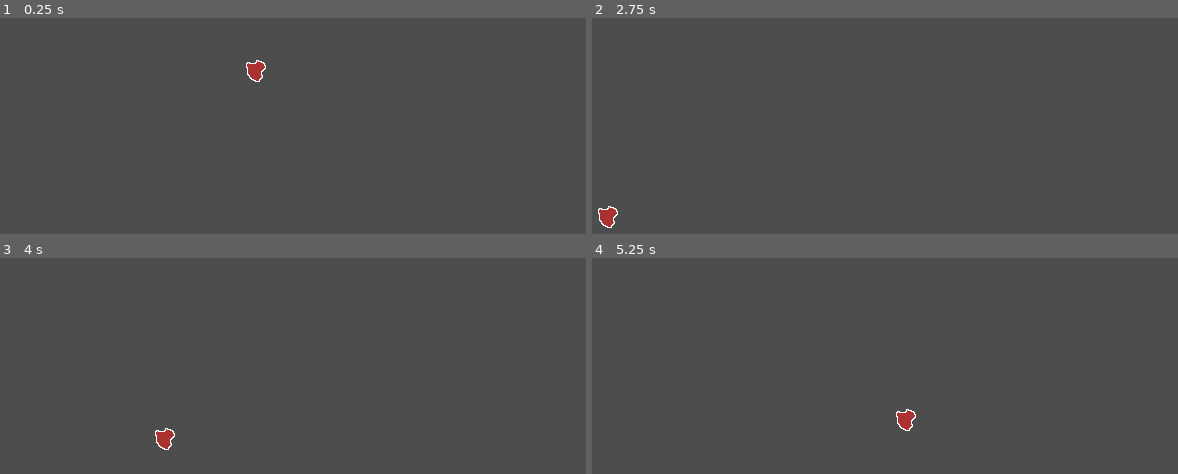
Above: before the commit, frames 1-4 (two rows, left to right).
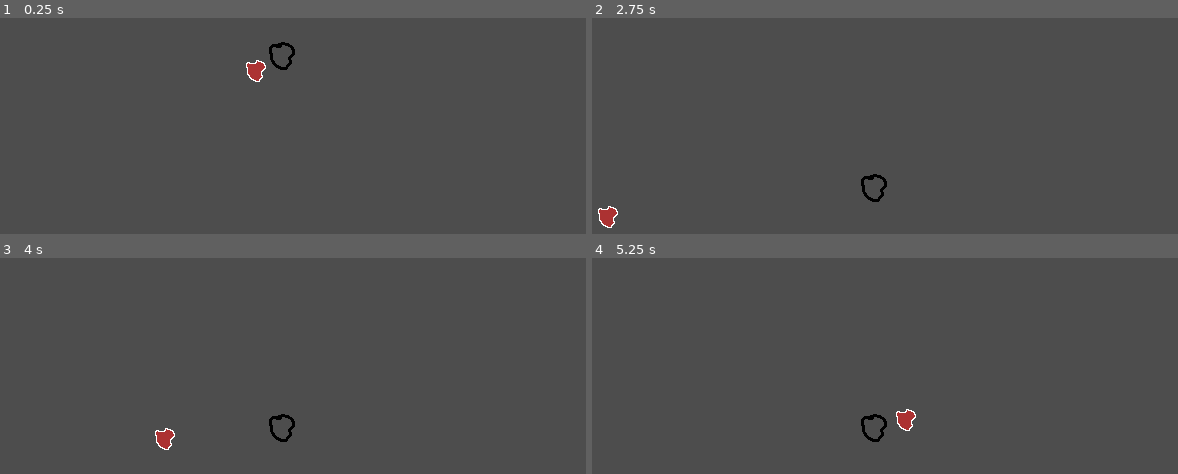
Above: after the commit, the same moments.

Repository: OliveADay/splatterfest
Game: Godot game, scene res://world.tscn
Two runs of this game, one before a commit and one after it. Both use one fixed random seed, a clock stepped at 60 frames per second and the inputs below. The project has no main scene, so this scene is started directly.
Inputs (mouse positions are in pixels of both pictures, inside the frame that each line leads up to):
- Up to frame 1 (0.25 s): no input
- Up to frame 2 (2.75 s): move the mouse to (1019, 50) at 0.52 s; press the mouse at (1019, 50) at 0.53 s; move the mouse to (750, 87) at 1.27 s; release the mouse at (750, 87) at 1.28 s; click (750, 87) at 1.35 s; move the mouse to (outside the picture) at 2.02 s; press the mouse at (outside the picture) at 2.03 s
- Up to frame 3 (4 s): move the mouse to (257, 381) at 2.77 s; release the mouse at (257, 381) at 2.78 s; click (257, 381) at 2.85 s; move the mouse to (480, 363) at 3.52 s; press the mouse at (480, 363) at 3.53 s
- Up to frame 4 (5.25 s): move the mouse to (outside the picture) at 4.27 s; release the mouse at (outside the picture) at 4.28 s; click (outside the picture) at 4.35 s; move the mouse to (908, 309) at 5.02 s; press the mouse at (908, 309) at 5.03 s

The runs differ from the first frame. In frame 1, 0.2% of the frame differs, in the area x 45-51%, y 11-25%; in frame 2, 0.2%; in frame 3, 0.2%; in frame 4, 0.2%.

Commit message:
target_1

Diff:
--- a/project.godot
+++ b/project.godot
@@ -21,6 +21,14 @@
 window/stretch/mode="canvas_items"
 window/stretch/aspect="expand"
 
+[input]
+
+click={
+"deadzone": 0.2,
+"events": [Object(InputEventMouseButton,"resource_local_to_scene":false,"resource_name":"","device":-1,"window_id":0,"alt_pressed":false,"shift_pressed":false,"ctrl_pressed":false,"meta_pressed":false,"button_mask":0,"position":Vector2(0, 0),"global_position":Vector2(0, 0),"factor":1.0,"button_index":1,"canceled":false,"pressed":false,"double_click":false,"script":null)
+]
+}
+
 [physics]
 
 3d/physics_engine="Jolt Physics"
--- a/splat.gd
+++ b/splat.gd
@@ -1,6 +1,7 @@
 extends RigidBody2D
 
 @export var targets = []
+@export var good_zone: Node2D
 var i = 0
 var y_range = [20,340]
 var current_target
@@ -17,4 +18,8 @@
 	i+=1
 	i%=2
 	get_node(targets[i]).position.y = randi_range(y_range[0],y_range[1])
+	good_zone.position.y = get_average_y_targets()
 	current_target = get_node(targets[i])
+
+func get_average_y_targets() -> float:
+	return (get_node(targets[0]).position.y+get_node(targets[1]).position.y)/2
--- a/spot.gd
+++ b/target_good_area.gd
@@ -1,5 +1,6 @@
 extends Area2D
-
+var is_colliding = false
+var score = 0
 
 # Called when the node enters the scene tree for the first time.
 func _ready() -> void:
@@ -8,4 +9,14 @@
 
 # Called every frame. 'delta' is the elapsed time since the previous frame.
 func _process(delta: float) -> void:
-	pass
+	if Input.is_action_pressed("click"):
+		score+=1
+		is_colliding = false
+
+
+func _on_body_entered(body: Node2D) -> void:
+	is_colliding = true
+
+
+func _on_body_exited(body: Node2D) -> void:
+	is_colliding = false
--- a/world.tscn
+++ b/world.tscn
@@ -2,18 +2,20 @@
 
 [ext_resource type="Texture2D" uid="uid://6lcvfussclm1" path="res://splat-Sheet.png" id="1_f3sb7"]
 [ext_resource type="Script" uid="uid://dhgcvq0rl3i56" path="res://splat.gd" id="1_fj7yv"]
-[ext_resource type="Script" uid="uid://c84lkdks07cwk" path="res://spot.gd" id="1_tlwt5"]
+[ext_resource type="Script" uid="uid://dnalx06htl4xn" path="res://target_good_area.gd" id="4_aqk2v"]
 
 [sub_resource type="RectangleShape2D" id="RectangleShape2D_3xd07"]
 
 [sub_resource type="RectangleShape2D" id="RectangleShape2D_jq8tk"]
 size = Vector2(20, 22)
 
+[sub_resource type="RectangleShape2D" id="RectangleShape2D_4ao1p"]
+size = Vector2(26, 28)
+
 [node name="world" type="Node2D" unique_id=280545579]
 
 [node name="spot1" type="Area2D" parent="." unique_id=2001070808]
 position = Vector2(22, 340)
-script = ExtResource("1_tlwt5")
 metadata/_edit_group_ = true
 
 [node name="CollisionShape2D" type="CollisionShape2D" parent="spot1" unique_id=1676141323]
@@ -26,11 +28,12 @@
 [node name="CollisionShape2D" type="CollisionShape2D" parent="spot2" unique_id=1636843967]
 shape = SubResource("RectangleShape2D_3xd07")
 
-[node name="splat" type="RigidBody2D" parent="." unique_id=1129235712]
+[node name="splat" type="RigidBody2D" parent="." unique_id=1129235712 node_paths=PackedStringArray("good_zone")]
 position = Vector2(316, 167)
 gravity_scale = 0.0
 script = ExtResource("1_fj7yv")
 targets = [NodePath("../spot1"), NodePath("../spot2")]
+good_zone = NodePath("../target_good_area")
 metadata/_edit_group_ = true
 
 [node name="Sprite2D" type="Sprite2D" parent="splat" unique_id=1913605558]
@@ -44,5 +47,22 @@
 position = Vector2(-1, 0)
 shape = SubResource("RectangleShape2D_jq8tk")
 
+[node name="target_good_area" type="Area2D" parent="." unique_id=1926519423]
+position = Vector2(316, 167)
+script = ExtResource("4_aqk2v")
+metadata/_edit_group_ = true
+
+[node name="Sprite2D" type="Sprite2D" parent="target_good_area" unique_id=238458523]
+texture_filter = 1
+texture = ExtResource("1_f3sb7")
+hframes = 3
+vframes = 2
+
+[node name="CollisionShape2D" type="CollisionShape2D" parent="target_good_area" unique_id=1763182940]
+position = Vector2(-1, 0)
+shape = SubResource("RectangleShape2D_4ao1p")
+
 [connection signal="body_entered" from="spot1" to="splat" method="_on_spot_1_body_entered"]
 [connection signal="body_entered" from="spot2" to="splat" method="_on_spot_1_body_entered"]
+[connection signal="body_entered" from="target_good_area" to="target_good_area" method="_on_body_entered"]
+[connection signal="body_exited" from="target_good_area" to="target_good_area" method="_on_body_exited"]
Binary file changed: splat.aseprite
Not shown, removed: spot.gd.uid
Not shown, added: target_good_area.gd.uid
